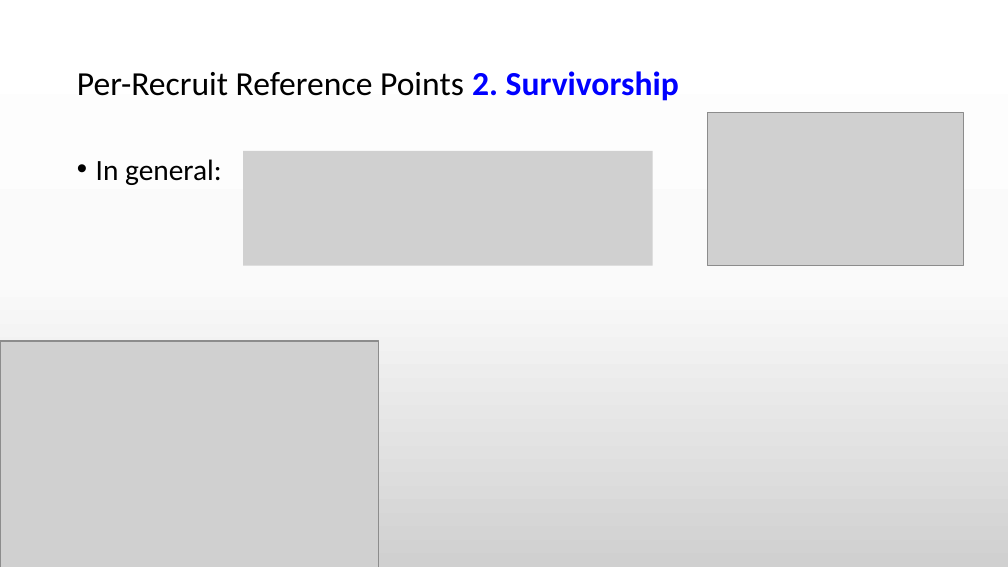
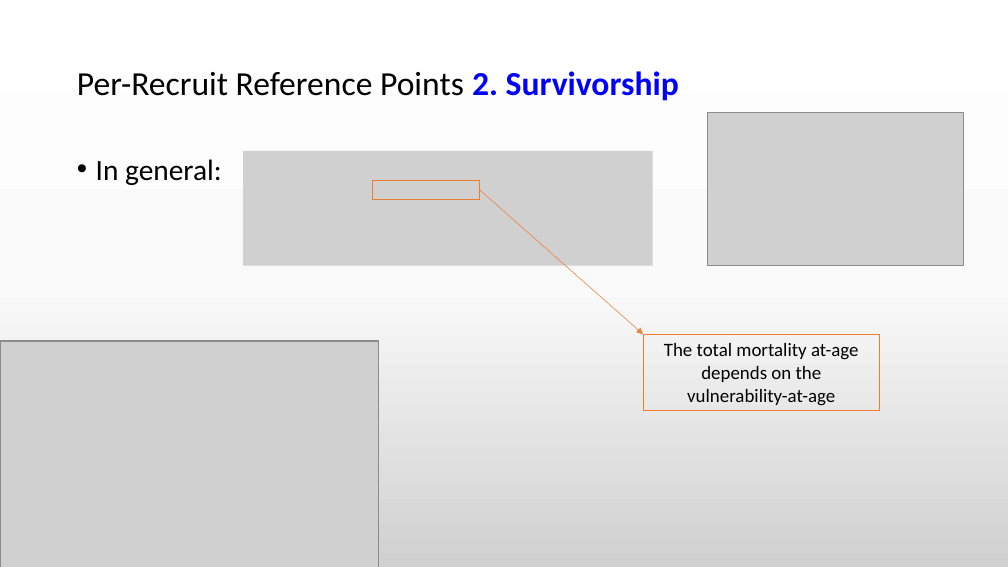
Before and after one commit to TESA-workshops/Ref-Pt-101, a slide deck: slide 42 of RefPt101_draft.pptx (slide 40 before the commit). Drawn at 1008x567 pixels with LibreOffice and Linux fonts; fonts in the diff are those of the drawing; grey boxes stand for pictures. Boxes give left, top, right and bottom in pixels: in the first picture for what was removed or moved away, otherwise in the second. Text is boxed around its words. In the diff, an @@ line names an element or a change of style, - is before the commit and + after.

```diff
--- a/RefPt101_draft.pptx
+++ b/RefPt101_draft.pptx
@@ rectangle added at <box>372,181,479,200</box>, outline #ED7D31 1 pt @@
@@ arrow added from (479, 190) to (644, 334), #ED7D31 0.5 pt @@
@@ rectangle added at <box>644,334,880,411</box>, outline #ED7D31 0.75 pt, 18 pt, text #000000 @@
+The total mortality at-age depends on the vulnerability-at-age
```
Also in this commit, not shown: 18 other slides changed, 4 slides added, 1 other file.
